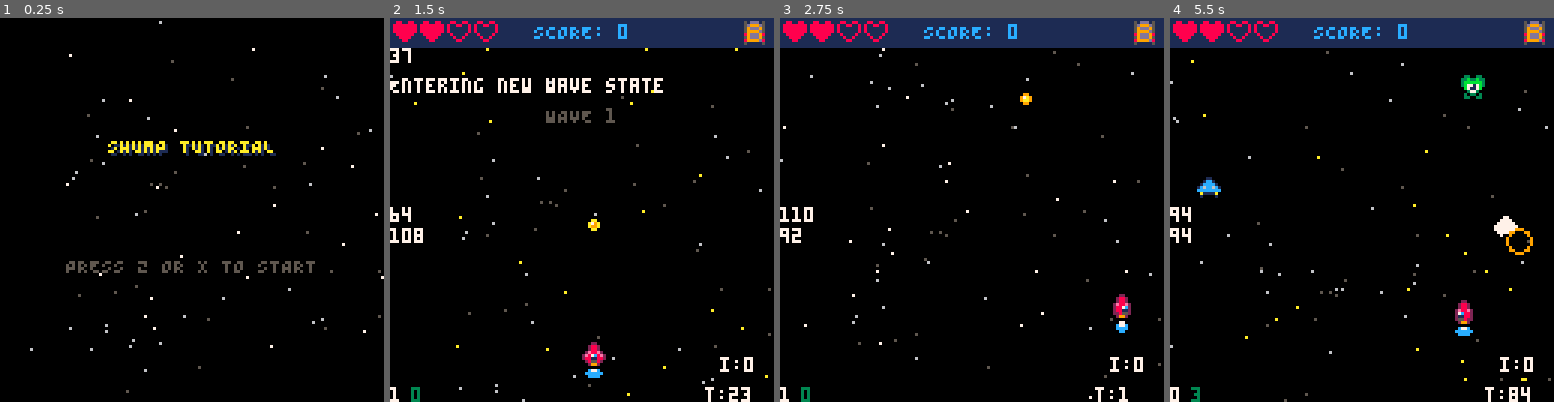
Above: before the commit, frames 1-4 (left to right).
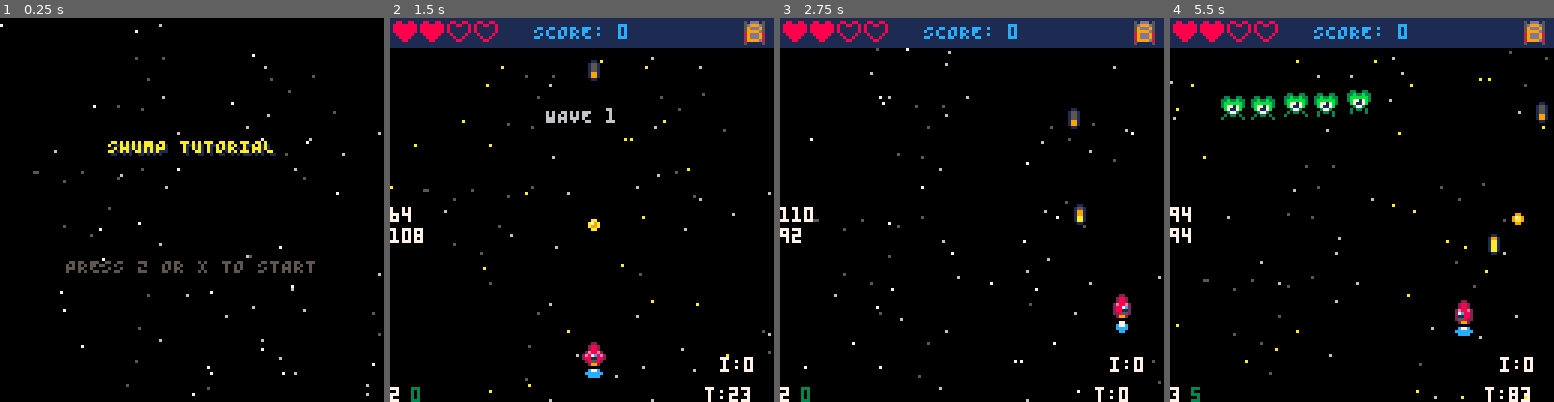
Above: after the commit, the same moments.

Repository: ProfSFrink/pico-8_shump_tutorial
Game: PICO-8 cartridge shump.p8
Two runs of this game, one before a commit and one after it. Both use one fixed random seed, a clock stepped at 60 frames per second and the inputs below.
Inputs:
- Up to frame 1 (0.25 s): no input
- Up to frame 2 (1.5 s): tap X (X key) at 0.33, 1.07 s; tap O (Z key) at 0.7 s
- Up to frame 3 (2.75 s): hold Right 1.6-2.1 s; tap O (Z key) at 1.7, 2.1, 2.5 s; tap X (X key) at 1.85 s; hold Up 2.15-2.42 s; hold Right from 2.47 s (still down)
- Up to frame 4 (5.5 s): tap O (Z key) every 0.4 s from 2.9 to 5.3 s; tap X (X key) at 2.97, 4.08, 5.2 s; release Right at 3.03 s; hold Left 3.08-3.58 s; hold Down 3.63-3.97 s; hold Right 4.02-4.68 s; hold Up 4.73-5.03 s; hold Left from 5.08 s (still down)

The runs differ from the first frame. In frame 1, 0.9% of the frame differs, in the area x 0-100%, y 0-99%; in frame 2, 2.6%; in frame 3, 1.4%; in frame 4, 3.4%, in the area x 0-100%, y 8-100%.

Commit message:
- (feat) adds win state to state machine.
- (refactor) re-write of enemy spawn system, to work with wave state.

Diff:
--- a/components/Enemies.lua
+++ b/components/Enemies.lua
@@ -129,8 +129,9 @@
 -- Factory function for creating enemies.
 -- @param enemyCfg: Enemy configuration object.
 -- @param eneX: Spawn x position.
+-- @param eneY: Spawn y position.
 -- @return: A new enemy object.
-function newEnemy(enemyCfg, eneX)
+function newEnemy(enemyCfg, eneX, eneY)
     -- Local references to global scope.
     local ene = enemies
     local pl = player
@@ -143,7 +144,7 @@
     return {
         name = enemyCfg.name,
         x = eneX,
-        y = -8, -- Start just above the screen.
+        y = eneY,
         spd = enemyCfg.spd,
         hp = enemyCfg.hp,
         points = enemyCfg.points,
@@ -248,7 +249,8 @@
 
 -- Spawns one enemy using shared enemy config.
 -- @param x: X position.
-function spawnEnemy(enemy, x)
+-- @param y: Y position.
+function spawnEnemy(enemy, x, y)
     local def
 
     if enemy.name == eTypes.alien.name then
@@ -272,7 +274,7 @@
     end
 
     add(
-        enemies, newEnemy(def, x)
+        enemies, newEnemy(def, x, y)
     )
 end
 
--- a/main.lua
+++ b/main.lua
@@ -29,6 +29,8 @@
 	-- Starting colour for blinking text.
 	blinkT = 1
 
+	waveNum = 0
+
 	-- Setup and initialize starfield.
 	stars = {}
 	numOfStars = 80
@@ -42,7 +44,7 @@
 	stateNames = {
 		title = "title", start = "start",
 		newWave = "newWave", game = "game",
-		gameOver = "gameOver"
+		win = "win", gameOver = "gameOver"
 	}
 
 	-- Initial game state.
@@ -64,6 +66,8 @@
 		updateNewWave()
 	elseif state == stateNames.gameOver then
 		updateGameOver()
+	elseif state == stateNames.win then
+		updateWin()
 	end
 end
 
@@ -80,5 +84,7 @@
 		drawNewWave()
 	elseif state == stateNames.gameOver then
 		drawGameOver()
+	elseif state == stateNames.win then
+		drawWin()
 	end
 end
--- a/shump.p8
+++ b/shump.p8
@@ -9,6 +9,7 @@
 #include ./states/NewWaveState.lua
 #include ./states/GameState.lua
 #include ./states/GameOverState.lua
+#include ./states/WinState.lua
 #include ./components/Ship.lua
 #include ./components/Projectiles.lua
 #include ./components/Starfield.lua
--- a/states/GameState.lua
+++ b/states/GameState.lua
@@ -10,20 +10,24 @@
 
 	-- Spawn timelines in frames (30fps).
 	spawnEvent = {
-		{ frame = 30, kind = eTypes.alien,
+		{ wave = 1, frame = 30, kind = eTypes.alien,
+			spawnX = 20, spawnY = 0 },
+		{ wave = 1, frame = 30, kind = eTypes.alien,
+			spawnX = 30, spawnY = 0 },
+		{ wave = 1, frame = 30, kind = eTypes.alien,
+			spawnX = 40, spawnY = 0 },
+		{ wave = 1, frame = 30, kind = eTypes.alien,
+			spawnX = 50, spawnY = 0 },
+		{ wave = 1, frame = 30, kind = eTypes.alien,
+			spawnX = 60, spawnY = 0 },
+		{ wave = 2, frame = 55, kind = eTypes.eyeball,
 			spawnX = ranInt(0, 120) },
-		{ frame = 35, kind = eTypes.ufo,
+		{ wave = 2, frame = 65, kind = eTypes.ufo,
 			spawnX = ranInt(0, 120) },
-		{ frame = 45, kind = eTypes.ufo,
+		{ wave = 2, frame = 75, kind = eTypes.eyeball,
 			spawnX = ranInt(0, 120) },
-		-- { frame = 55, kind = eTypes.eyeball,
-		-- 	spawnX = ranInt(0, 120) },
-		-- { frame = 65, kind = eTypes.ufo,
-		-- 	spawnX = ranInt(0, 120) },
-		-- { frame = 75, kind = eTypes.eyeball,
-		-- 	spawnX = ranInt(0, 120) },
-		-- { frame = 100, kind = eTypes.alien,
-		-- 	spawnX = ranInt(0, 120) }
+		{ wave = 2, frame = 100, kind = eTypes.alien,
+			spawnX = ranInt(0, 120) }
 	}
 
 	-- Setup player ship.
@@ -57,14 +61,37 @@
 	-- Reset shockwave table.
 	shwaves = {}
 
-	-- Max number of enemies on screen.
-	maxEnemies = 16
-
 	createStarfield(false)
 end
 
--- Updates the game screen.
-function updateGame()
+-- Returns the first spawn event index for the requested wave.
+function getWaveStartEventIndex(wave)
+	for i = 1, #spawnEvent do
+		if spawnEvent[i].wave == wave then
+			return i
+		end
+	end
+end
+
+-- Returns the next spawn event index for the requested wave.
+function getNextWaveEventIndex(wave, startIndex)
+	for i = startIndex, #spawnEvent do
+		local event = spawnEvent[i]
+		if event.wave == wave then
+			return i
+		elseif event.wave > wave then
+			return nil
+		end
+	end
+end
+
+-- Returns true when the requested wave has any spawn events.
+function hasWaveSpawnEvents(wave)
+	return getWaveStartEventIndex(wave) ~= nil
+end
+
+-- Updates shared gameplay simulation.
+function updateGameplay()
 	-- advance game timer.
 	gameT += 1
 	-- advance projectile timer.
@@ -98,20 +125,7 @@
 
 	-- Fire laser if Z pressed.
 	if btn(4) then
-		-- local proCfg = getConfig(laser)
-
-		-- if proT <= 0 then
-		-- 	spawnProjectile(proCfg, ship.x, ship.y - ship.bullOffset)
-		-- 	ship.muzzle = 4
-		-- 	proT = proCfg.rof
-		-- end
-
-		-- spawnEnemy(eTypes.flame, ranInt(0, 120))
-	end
-
-	-- Fire bullet if X pressed.
-	if btn(5) then
-		local proCfg = getConfig(bullet)
+		local proCfg = getConfig(laser)
 
 		if proT <= 0 then
 			spawnProjectile(proCfg, ship.x, ship.y - ship.bullOffset)
@@ -120,18 +134,19 @@
 		end
 	end
 
+	-- Fire bullet if X pressed.
+	if btn(5) then
+		local proCfg = getConfig(bullet)
+
+		if proT <= 0 then
+			spawnProjectile(proCfg, ship.x, ship.y - ship.bullOffset)
+			ship.muzzle = 4
+			proT = proCfg.rof
+		end
+	end
+
 	-- Update ship position.
 	ship:update()
-
-	-- Trigger one-shot spawn events from frame schedule.
-	local nextSpawnEvent = spawnEvent[spawnEventIndex]
-
-	if spawnOn and nextSpawnEvent and gameT >= nextSpawnEvent.frame then
-		if #enemies < maxEnemies then
-			spawnEnemy(nextSpawnEvent.kind, nextSpawnEvent.spawnX)
-		end
-		spawnEventIndex += 1
-	end
 
 	-- Move the starfield.
 	updateStarfield()
@@ -190,10 +205,44 @@
 			return
 		end
 	end
-
-	-- Check if end of wave.
-	if spawnEventIndex > #spawnEvent and #enemies == 0 then
-		enterNewWave()
+end
+
+-- Updates the game screen.
+function updateGame()
+	-- Trigger one-shot spawn events from frame schedule.
+
+	-- Index of the next spawn event.
+	local nextSpawnIndex =
+		getNextWaveEventIndex(waveNum, spawnEventIndex)
+
+	-- The actual next spawn event.
+	local nextSpawnEvent = nextSpawnIndex
+		and spawnEvent[nextSpawnIndex]
+
+	--  True if the next spawn event is ready to trigger.
+	local newSpawnReady = nextSpawnEvent
+		and gameT >= nextSpawnEvent.frame and spawnOn
+
+	-- Trigger the spawn event if ready.
+	if newSpawnReady then
+		spawnEnemy(nextSpawnEvent.kind, nextSpawnEvent.spawnX, nextSpawnEvent.spawnY)
+		spawnEventIndex = nextSpawnIndex + 1
+	end
+
+	updateGameplay()
+
+	-- Check for end of wave.
+	local noMoreWaves = getNextWaveEventIndex(waveNum, spawnEventIndex) == nil and #enemies == 0
+
+	-- Either start next wave or go to win screen.
+	if noMoreWaves then
+		if hasWaveSpawnEvents(waveNum + 1) then
+			enterNewWave()
+			return
+		else
+			enterWin()
+			return
+		end
 	end
 end
 
@@ -255,5 +304,5 @@
 	state = stateNames.game
 	gameT = 0
 	proT = 0
-	spawnEventIndex = 1
-end
+	spawnEventIndex = getWaveStartEventIndex(waveNum) or (#spawnEvent + 1)
+end
--- a/states/NewWaveState.lua
+++ b/states/NewWaveState.lua
@@ -1,29 +1,27 @@
 -- New Wave state logic.
 
 local exitTimer = 0
-local waveNum = 0
 
 -- Update the new wave screen.
 function updateNewWave()
+    blinkT += 1
     exitTimer -= 1
+
+    updateGameplay()
 
     if exitTimer <= 0 then
         spawnOn = true
         enterGame()
+        return
     end
-
-    updateGame()
 end
 
 -- Draw the new wave screen.
 function drawNewWave()
     drawGame()
 
-    ?"Entering new wave state", 0, 20, 7
-
     local waveText = "WAVE " .. waveNum
 
-    ?exitTimer, 0, 10, 7
     ?waveText, calcCenX(#waveText), 30, blink()
 end
 
--- a/states/TitleState.lua
+++ b/states/TitleState.lua
@@ -25,10 +25,10 @@
 	?start, calcCenX(#start), 80, blink()
 end
 
--- Runs on state entry.
+-- Enter the title state.
 function enterTitle()
 	state = stateNames.title
-	onEntered = false
+	waveNum = 0
 
 	-- Get's game ready now so we
 	-- can show in the background
--- /dev/null
+++ b/states/WinState.lua
@@ -0,0 +1,27 @@
+-- Win state logic.
+
+-- Update the win screen.
+function updateWin()
+    blinkT += 1
+
+	if btnp(4) or btnp(5) then
+		enterTitle()
+	end
+end
+
+-- Draw the win screen.
+function drawWin()
+    cls(0)
+
+    local winText = "YOU WIN!"
+    local restart = pressAKey .. "RESTART"
+
+    ?winText, calcCenX(#winText) + 1, 41, 1
+    ?winText, calcCenX(#winText), 40, 10
+    ?restart, calcCenX(#restart), 80, blink()
+end
+
+-- Enter the win state.
+function enterWin()
+    state = stateNames.win
+end
